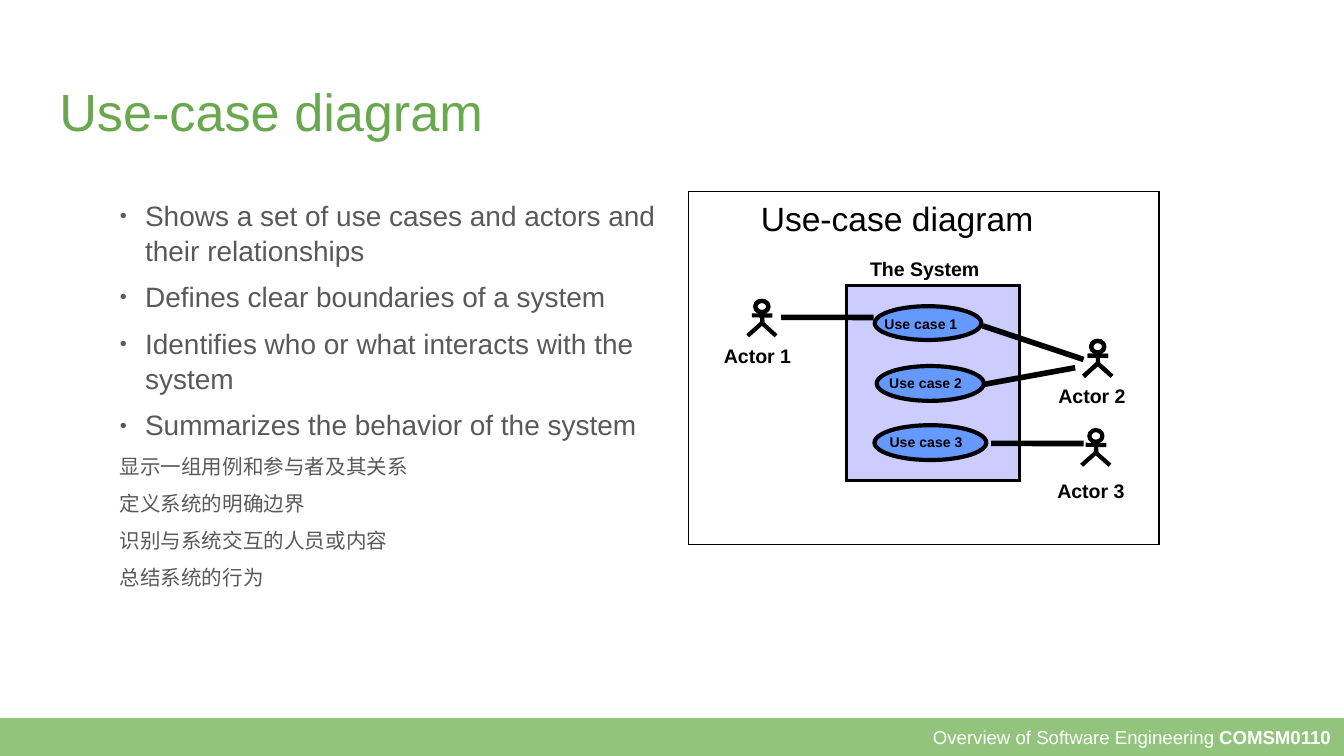
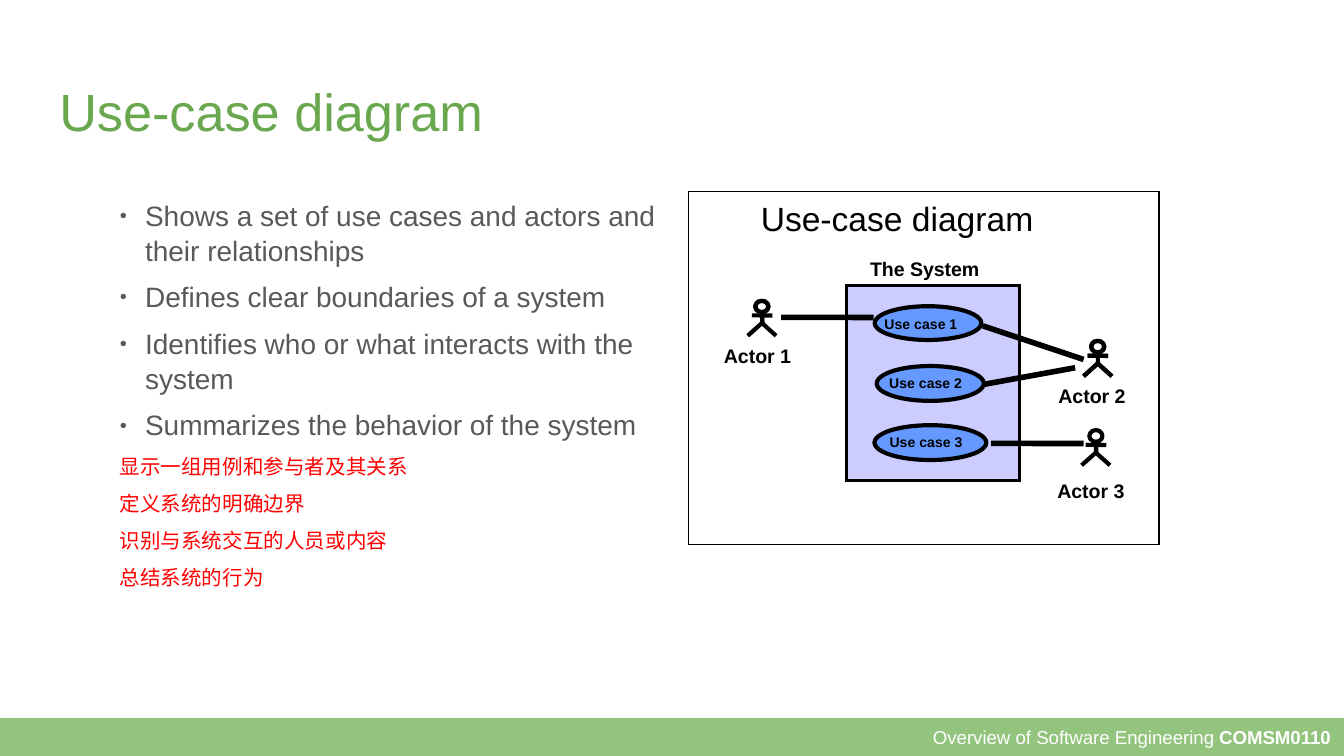
Before and after one commit to Kathy3665/coursesource, a slide deck: slide 19 of slides/3a - Requirements.odp. Drawn at 1344x756 pixels with LibreOffice and Linux fonts; fonts in the diff are those of the drawing. Boxes give left, top, right and bottom in pixels: in the first picture for what was removed or moved away, otherwise in the second. Text is boxed around its words. In the diff, an @@ line names an element or a change of style, - is before the commit and + after.

```diff
--- a/slides/3a - Requirements.odp
+++ b/slides/3a - Requirements.odp
@@ text at [120,456,408,587]: text colour #595959 to #FF0000 in "显示一组用例和参与者及其关系", "定义系统的明确边界", "识别与系统交互的人员或内容", "总结系统的行为" @@
```
Also in this commit, not shown: 9 other slides changed, 1 other file.
